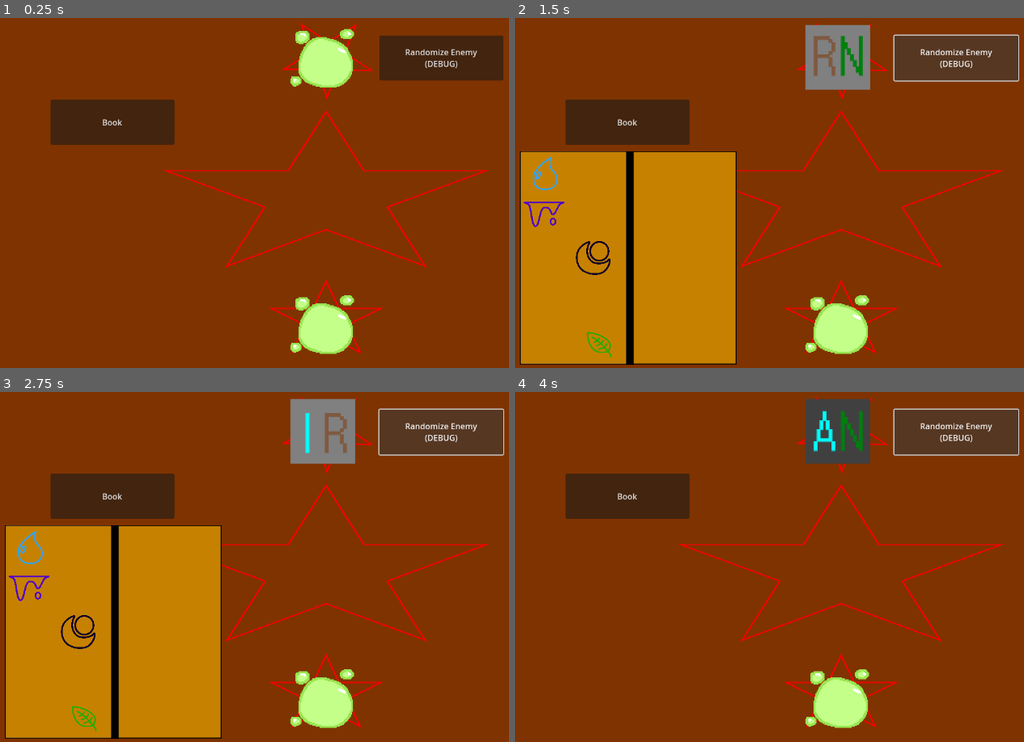
Above: before the commit, frames 1-4 (two rows, left to right).
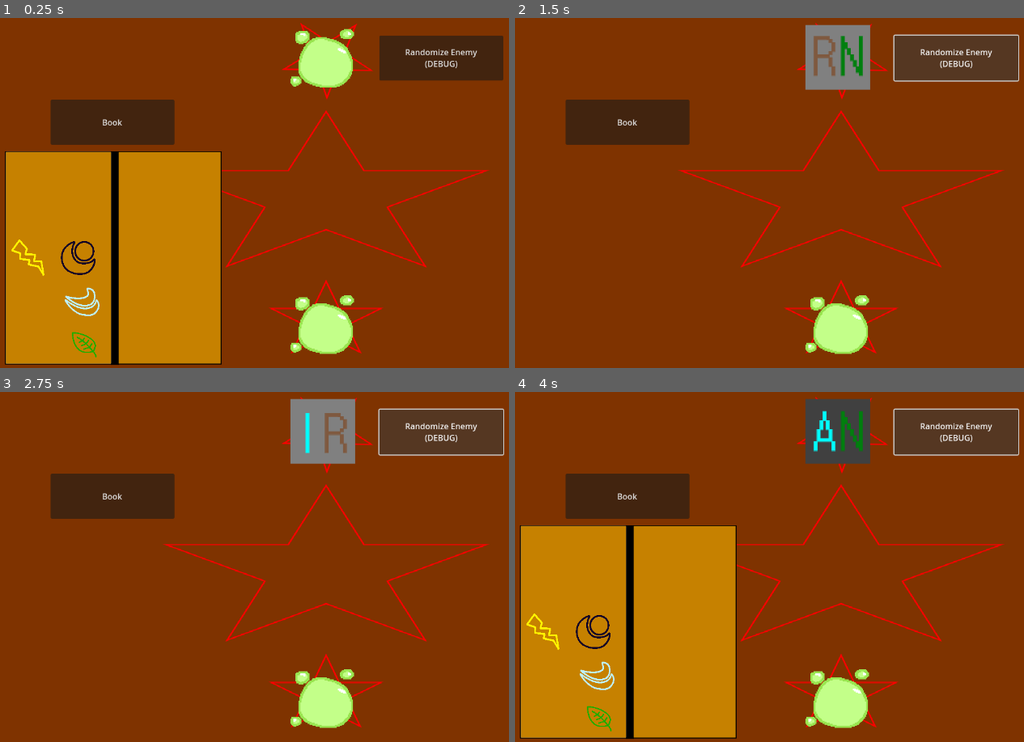
Above: after the commit, the same moments.

Repository: DigiDuncan/DPNJam1
Game: Godot game, scene res://main.tscn
Two runs of this game, one before a commit and one after it. Both use one fixed random seed, a clock stepped at 60 frames per second and the inputs below.
Inputs:
- Up to frame 1 (0.25 s): no input
- Up to frame 2 (1.5 s): click "Book" at 0.5 s; click "Randomize Enemy (DEBUG)" at 1.25 s
- Up to frame 3 (2.75 s): click "Randomize Enemy (DEBUG)" at 2 s
- Up to frame 4 (4 s): click "Book" at 2.75 s; click "Randomize Enemy (DEBUG)" at 3.5 s

The runs differ from the first frame. In frame 1, 26% of the frame differs, in the area x 0-44%, y 38-100%; in frame 2, 26%; in frame 3, 26%; in frame 4, 26%.

Commit message:
begin battle logic

Diff:
--- a/main.tscn
+++ b/main.tscn
@@ -24,12 +24,11 @@
 script = ExtResource("1_uu1go")
 
 [node name="Fightzone" type="TextureRect" parent="."]
-offset_right = 251.0
-offset_bottom = 227.0
+offset_right = 1280.0
+offset_bottom = 720.0
 texture = ExtResource("1_58v8u")
 
 [node name="Book" type="Node2D" parent="."]
-visible = false
 position = Vector2(210, 481)
 script = ExtResource("3_mg51g")
 
@@ -166,9 +165,11 @@
 
 [node name="AudioStreamPlayer2D" type="AudioStreamPlayer2D" parent="."]
 stream = ExtResource("17_83ipy")
-volume_db = -8.0
+volume_db = -20.787
 autoplay = true
 panning_strength = 0.0
 
+[connection signal="player_win" from="Book" to="GameManager" method="_on_book_player_win"]
+[connection signal="gui_input" from="Book/BookIcons/WATER" to="Book" method="_on_element_select" binds= [0]]
 [connection signal="pressed" from="RandomEnemyButton" to="Monsters/EnemyMonster" method="_on_button_pressed"]
 [connection signal="pressed" from="BookButton" to="Book" method="_on_book_button_pressed"]
--- a/scripts/Book.gd
+++ b/scripts/Book.gd
@@ -1,23 +1,40 @@
 class_name Book extends Node2D
 
-@onready var gm = $"../GameManager"
+var elements_unlocked: Array[Monster.MonsterType] = []
+var icon_nodes: Array[CanvasItem] = []
+
+signal player_win
+
+func choose_starting_elements():
+	while elements_unlocked.size() < 4:
+		var new_element = randi() % Monster.MonsterType.size()
+		if new_element in elements_unlocked:
+			continue
+		else:
+			elements_unlocked.append(new_element)
 
 func show_available():
-	for element in Monster.MonsterType.values():
-		var icon_node = get_node("BookIcons/" + Monster.MonsterType.find_key(element))
-		if element in gm.elements_unlocked:
-			icon_node.set_visible(true)
+	for element_idx in Monster.MonsterType.size():
+		var element = Monster.MonsterType.values()[element_idx]
+		if element in elements_unlocked:
+			icon_nodes[element_idx].set_visible(true)
 		else:
-			icon_node.set_visible(false)
+			icon_nodes[element_idx].set_visible(false)
 
 func show_or_hide_book():
-	if self.visible:
-		self.set_visible(false)
-	else:
-		self.set_visible(true)
+	set_visible(not visible)
+
+
+func on_select_element(element: Monster.MonsterType):
+	pass
 
 # Called when the node enters the scene tree for the first time.
 func _ready():
+	for element in Monster.MonsterType.values():
+		icon_nodes.append(get_node("BookIcons/" + Monster.MonsterType.find_key(element)))
+
+	choose_starting_elements()
+	print(elements_unlocked)
 	show_available()
 
 
@@ -28,3 +45,7 @@
 
 func _on_book_button_pressed():
 	show_or_hide_book()
+
+
+func _on_element_select(event, element: Monster.MonsterType):
+	print(event, element)
--- a/scripts/GameManager.gd
+++ b/scripts/GameManager.gd
@@ -1,23 +1,17 @@
 class_name GameManager extends Node
 
-var elements_unlocked: Array[Monster.MonsterType] = []
 var rounds: int = 0
 var game_over: bool = false
 
-func choose_starting_elements():
-	while elements_unlocked.size() < 4:
-		var new_element = randi() % Monster.MonsterType.size()
-		if new_element in elements_unlocked:
-			continue
-		else:
-			elements_unlocked.append(new_element)
-
 # Called when the node enters the scene tree for the first time.
 func _ready():
-	choose_starting_elements()
-	print(elements_unlocked)
+	pass
 
 
 # Called every frame. 'delta' is the elapsed time since the previous frame.
 func _process(delta):
 	pass
+
+
+func _on_book_player_win():
+	pass # Replace with function body.
--- a/scripts/Monster.gd
+++ b/scripts/Monster.gd
@@ -2,6 +2,8 @@
 class_name Monster extends Sprite2D
 
 enum MonsterType {POISON, FIRE, WATER, ICE, LIGHTNING, DARK, LIGHT, WIND, ROCK, NATURE}
+
+const WIN_TABLE = preload("res://wintable.tres")
 
 @export var primary_type: MonsterType:
 	set(value):
@@ -23,10 +25,18 @@
 	secondary_type = secondary_type
 	self.change_sprite()
 
-
 func random_enemy():
 	primary_type = MonsterType.values()[randi() % MonsterType.size()]
 	secondary_type = MonsterType.values()[randi() % MonsterType.size()]
+
+func compare_elements(defender: MonsterType, attacker: MonsterType):
+	return WIN_TABLE.table[defender][attacker]
+
+func defend(attacker: Monster):
+	return (compare_elements(primary_type, attacker.primary_type) +
+	compare_elements(primary_type, attacker.secondary_type) +
+	compare_elements(secondary_type, attacker.primary_type) +
+	compare_elements(secondary_type, attacker.secondary_type)) / 8.0
 
 # Called every frame. 'delta' is the elapsed time since the previous frame.
 func _process(delta):
--- /dev/null
+++ b/scripts/WinTable.gd
@@ -0,0 +1,20 @@
+class_name WinTable extends Resource
+
+enum Result {
+	W = 2,
+	L = 0,
+	T = 1,
+}
+
+@export var table: Array[Array] = [
+	[Result.T, Result.L, Result.L, Result.T, Result.T, Result.L, Result.W, Result.T, Result.W, Result.W], # POISON
+	[Result.W, Result.T, Result.L, Result.W, Result.T, Result.W, Result.T, Result.L, Result.L, Result.W], # FIRE
+	[Result.W, Result.W, Result.T, Result.L, Result.L, Result.L, Result.W, Result.T, Result.W, Result.L], # WATER
+	[Result.T, Result.L, Result.W, Result.T, Result.T, Result.T, Result.L, Result.W, Result.L, Result.W], # ICE
+	[Result.T, Result.T, Result.W, Result.T, Result.T, Result.W, Result.T, Result.L, Result.L, Result.T], # LIGHTNING
+	[Result.W, Result.L, Result.W, Result.T, Result.L, Result.T, Result.L, Result.T, Result.T, Result.W], # DARK
+	[Result.L, Result.T, Result.L, Result.W, Result.T, Result.W, Result.T, Result.T, Result.T, Result.T], # LIGHT
+	[Result.T, Result.W, Result.T, Result.L, Result.W, Result.T, Result.T, Result.T, Result.W, Result.L], # WIND
+	[Result.L, Result.W, Result.L, Result.W, Result.W, Result.T, Result.T, Result.L, Result.T, Result.L], # ROCK
+	[Result.L, Result.L, Result.W, Result.L, Result.T, Result.L, Result.T, Result.W, Result.W, Result.T], # NATURE
+]
--- /dev/null
+++ b/wintable.tres
@@ -0,0 +1,7 @@
+[gd_resource type="Resource" script_class="WinTable" load_steps=2 format=3 uid="uid://c7ojaies0ypbx"]
+
+[ext_resource type="Script" path="res://scripts/WinTable.gd" id="1_aw56p"]
+
+[resource]
+script = ExtResource("1_aw56p")
+table = Array[Array]([[1, 0, 0, 1, 1, 0, 2, 1, 2, 2], [2, 1, 0, 2, 1, 2, 1, 0, 0, 2], [2, 2, 1, 0, 0, 0, 2, 1, 2, 0], [1, 0, 2, 1, 1, 1, 0, 2, 0, 2], [1, 1, 2, 1, 1, 2, 1, 0, 0, 1], [2, 0, 2, 1, 0, 1, 0, 1, 1, 2], [0, 1, 0, 2, 1, 2, 1, 1, 1, 1], [1, 2, 1, 0, 2, 1, 1, 1, 2, 0], [0, 2, 0, 2, 2, 1, 1, 0, 1, 0], [0, 0, 2, 0, 1, 0, 1, 2, 2, 1]])
